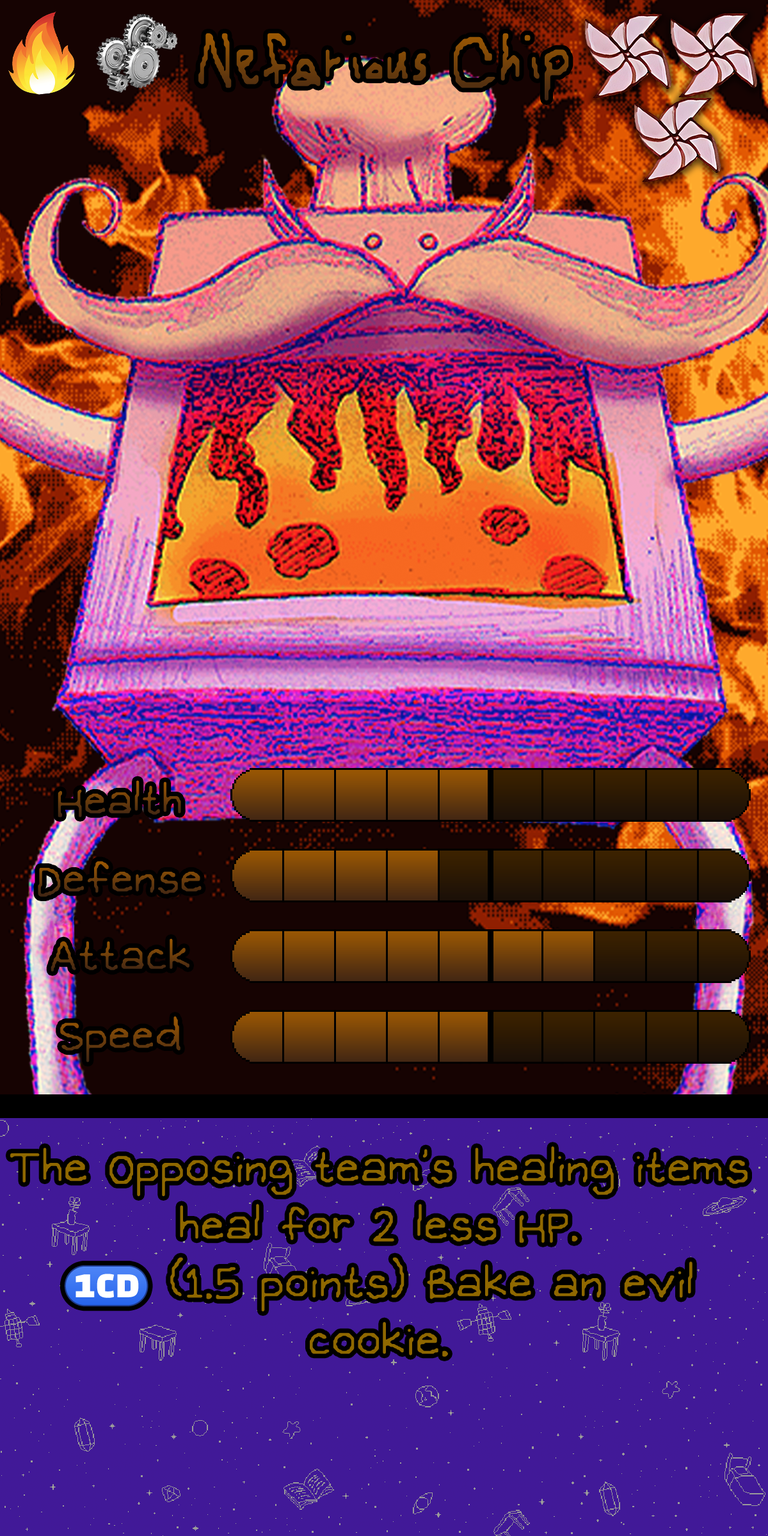
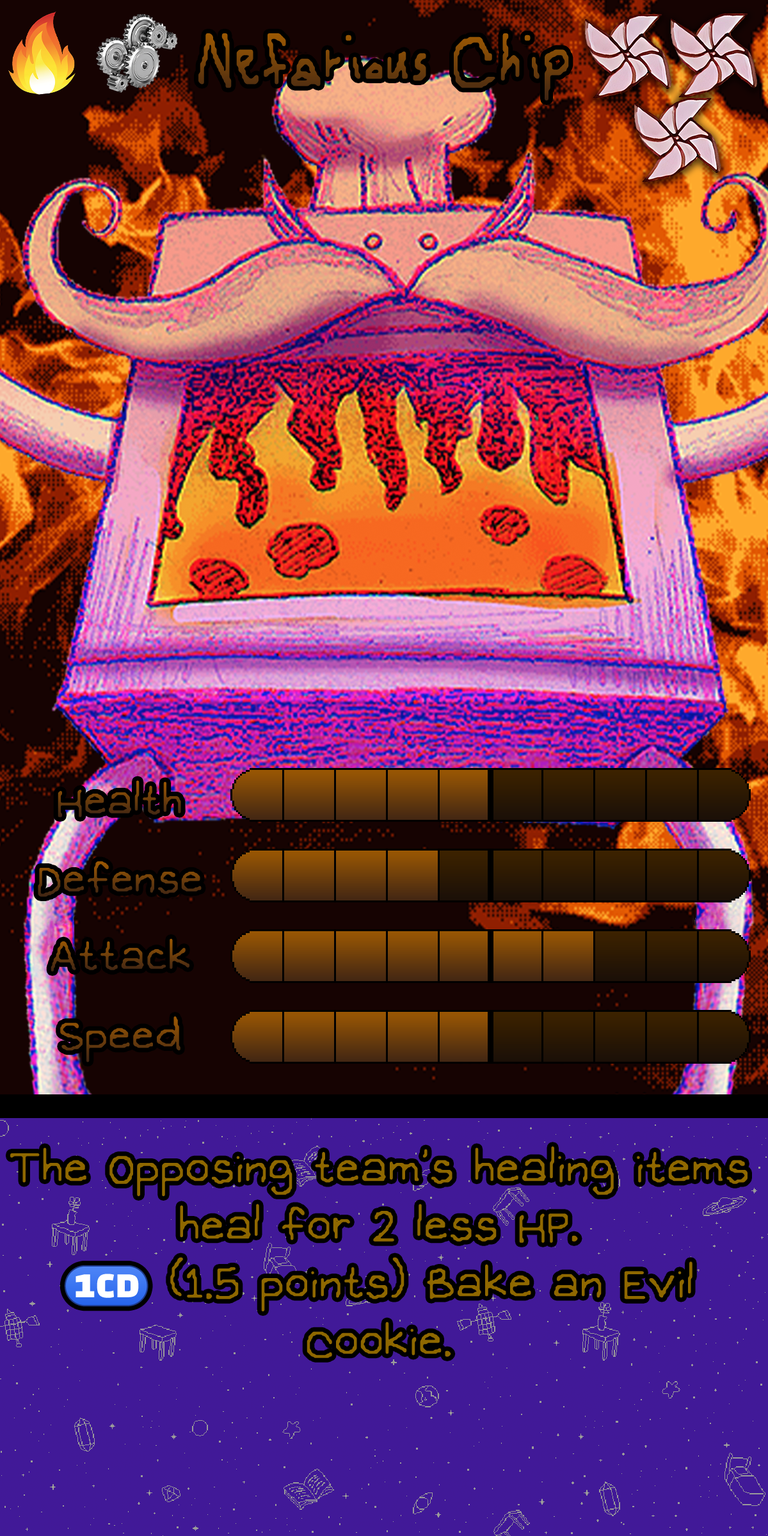
The second 768x1536 image is a revision of the first. Changes to its layers:
painted on "Ability" over bbox(306, 1270, 646, 1358)
